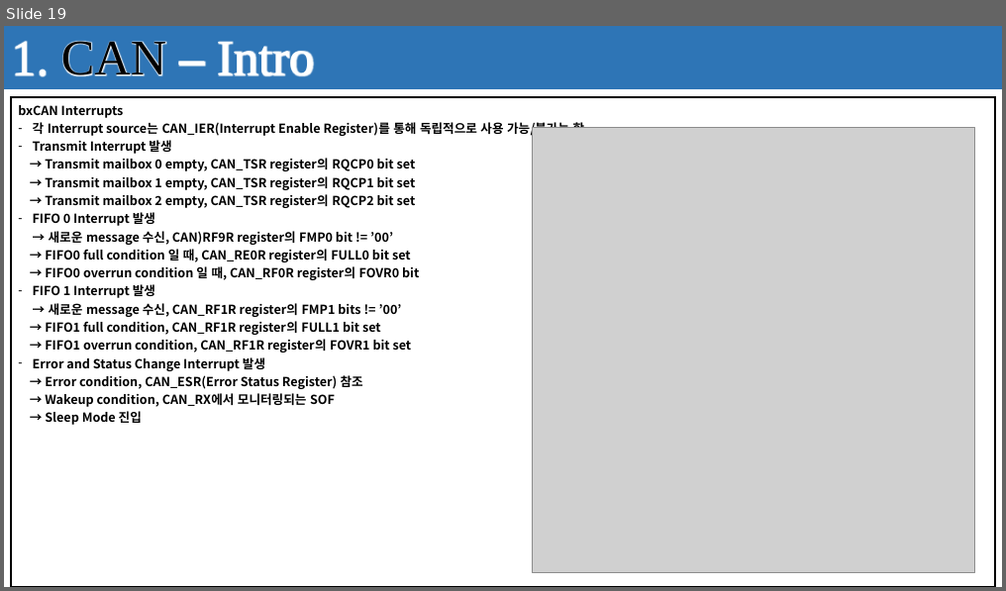
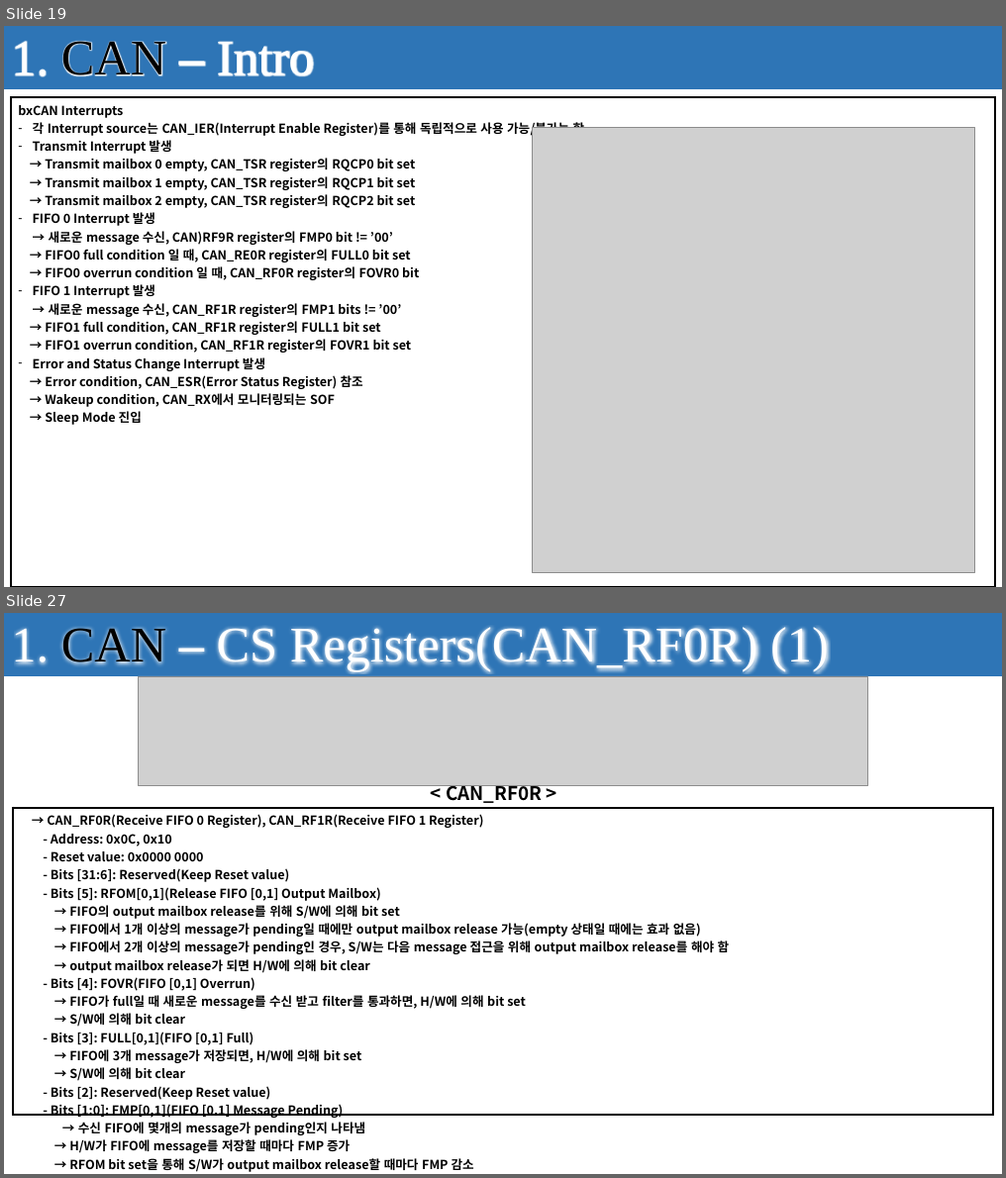
Before and after one commit to seonghokim/Study, a slide deck: Study Material/Firmware Explanation.pptx. Shown one above the other, each under a label of ours: slide 19 before the commit, slides 19 and 27 after it; the slides between them are not shown. The pictures are 1006x591 and 1006x1178 pixels, drawn with LibreOffice and Linux fonts; fonts in the diff are those of the drawing; grey boxes stand for pictures; background and template pictures are left out. Boxes give left, top, right and bottom in pixels: in the first picture for what was removed or moved away, otherwise in the second. Text is boxed around its words. In the diff, an @@ line names an element or a change of style, - is before the commit and + after.

```diff
--- a/Study Material/Firmware Explanation.pptx
+++ b/Study Material/Firmware Explanation.pptx
@@ slide 27 added at bbox=[4, 613, 1002, 1174], background #FFFFFF; not listed: 1 template element that a slide beside it also shows @@
@@ rectangle added at bbox=[4, 613, 1002, 676], fill #2E75B6, 48 pt, text #FFFFFF @@
+1. CAN – CS Registers(CAN_RF0R) (1)
@@ picture added at bbox=[138, 676, 868, 786] @@
@@ text added at bbox=[446, 785, 542, 805], 18 pt, text #000000, bold @@
+< CAN_RF0R >
@@ table added at bbox=[13, 808, 994, 1174], 1 rows, 1 columns @@
+→ CAN_RF0R(Receive FIFO 0 Register), CAN_RF1R(Receive FIFO 1 Register) / - Address: 0x0C, 0x10 / - Reset value: 0x0000 0000 / - Bits [31:6]: Reserved(Keep Reset value) / - Bits [5]: RFOM[0,1](Release FIFO [0,1] Output Mailbox) / → FIFO의 output mailbox release를 위해 S/W에 의해 bit set / → FIFO에서 1개 이상의 message가 pending일 때에만 output mailbox release 가능(empty 상태일 때에는 효과 없음) / → FIFO에서 2개 이상의 message가 pending인 경우, S/W는 다음 message 접근을 위해 output mailbox release를 해야 함 / → output mailbox release가 되면 H/W에 의해 bit clear / - Bits [4]: FOVR(FIFO [0,1] Overrun) / → FIFO가 full일 때 새로운 message를 수신 받고 filter를 통과하면, H/W에 의해 bit set / → S/W에 의해 bit clear / - Bits [3]: FULL[0,1](FIFO [0,1] Full) / → FIFO에 3개 message가 저장되면, H/W에 의해 bit set / → S/W에 의해 bit clear / - Bits [2]: Reserved(Keep Reset value) / - Bits [1:0]: FMP[0,1](FIFO [0.1] Message Pending) / → 수신 FIFO에 몇개의 message가 pending인지 나타냄 / → H/W가 FIFO에 message를 저장할 때마다 FMP 증가 / → RFOM bit set을 통해 S/W가 output mailbox release할 때마다 FMP 감소
```
Also in this commit, not shown: 2 slides changed, 26 other slides added, 10 slides removed.
